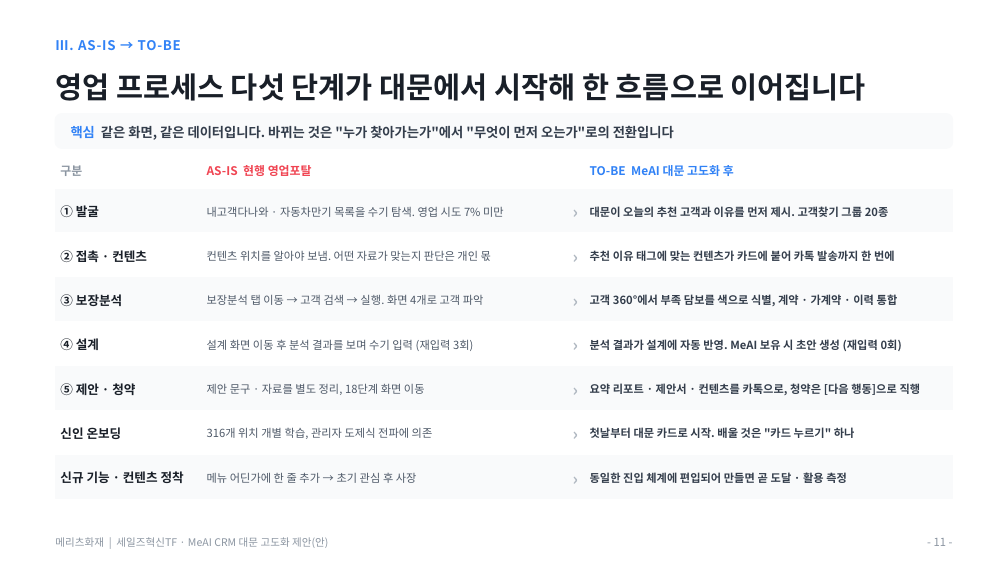
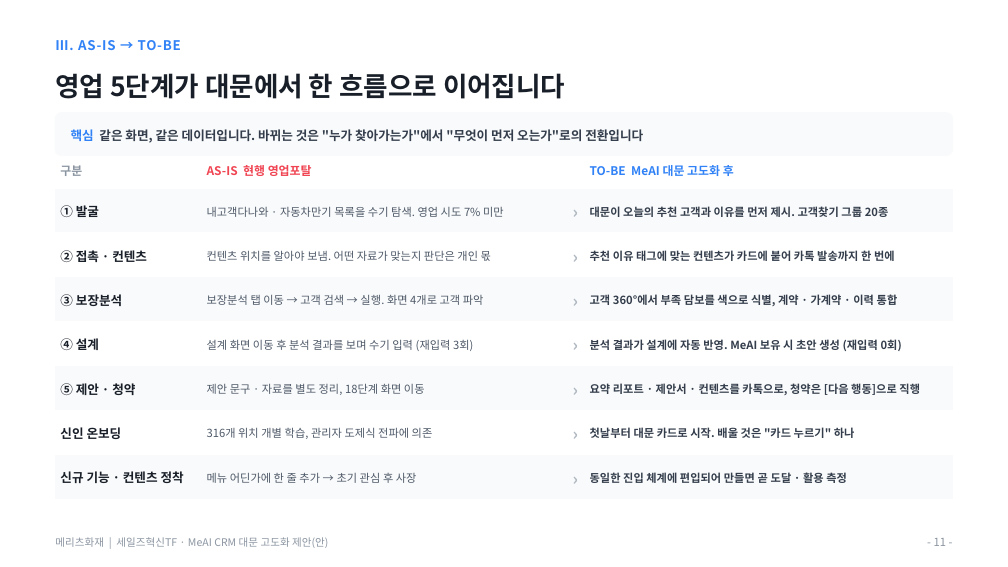
Before and after one commit to hunx11-sys/MeAI, a slide deck: slide 11 of docs/MeAI_CRM대문_고도화_제안_대표이사보고_2026.09.pptx. Drawn at 1008x567 pixels with LibreOffice and Linux fonts; fonts in the diff are those of the drawing. Boxes give left, top, right and bottom in pixels: in the first picture for what was removed or moved away, otherwise in the second. Text is boxed around its words. In the diff, an @@ line names an element or a change of style, - is before the commit and + after.

```diff
--- a/docs/MeAI_CRM대문_고도화_제안_대표이사보고_2026.09.pptx
+++ b/docs/MeAI_CRM대문_고도화_제안_대표이사보고_2026.09.pptx
@@ text at bbox=[55, 73, 565, 99]: text changed; size 21 to 19 pt @@
-영업 프로세스 다섯 단계가 대문에서 시작해 한 흐름으로 이어집니다
+영업 5단계가 대문에서 한 흐름으로 이어집니다
@@ rounded rectangle: place and size @@
-rounded rectangle at bbox=[55, 114, 953, 148]
+rounded rectangle at bbox=[55, 113, 953, 155]
@@ rounded rectangle at bbox=[55, 113, 953, 155]: proportions changed @@
@@ text "핵심 같은 화면, 같은 데이터입니다. ..." at bbox=[71, 129, 643, 143]: size 9.5 to 9 pt @@
```
Also in this commit, not shown: 12 other slides changed, 1 other file.
